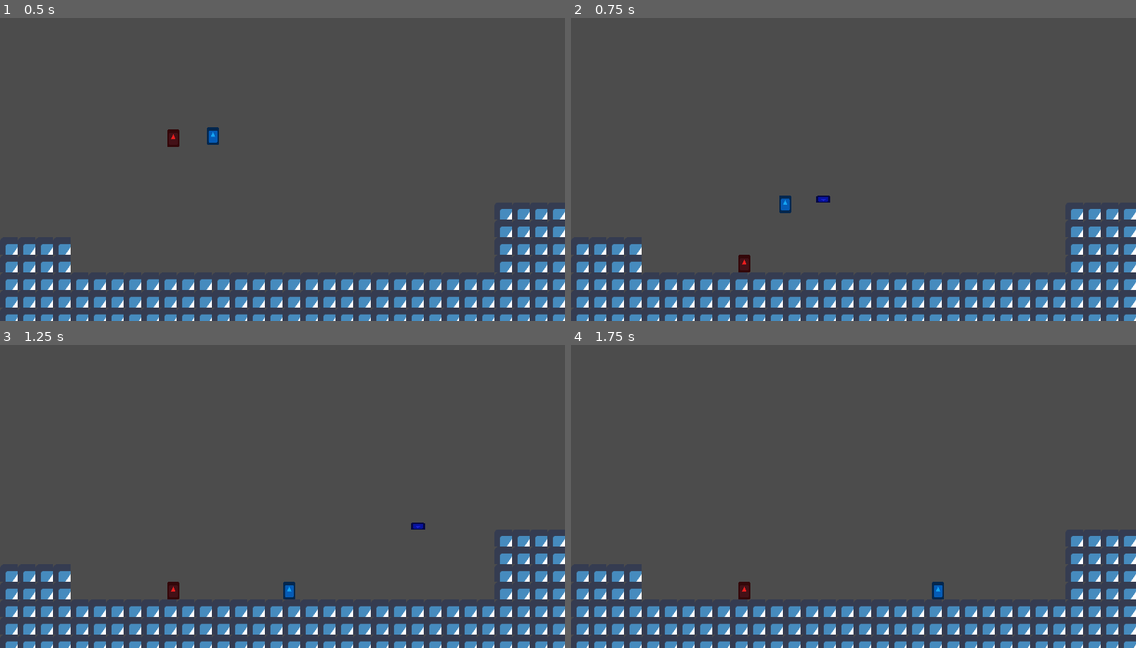
Above: before the commit, frames 1-4 (two rows, left to right).
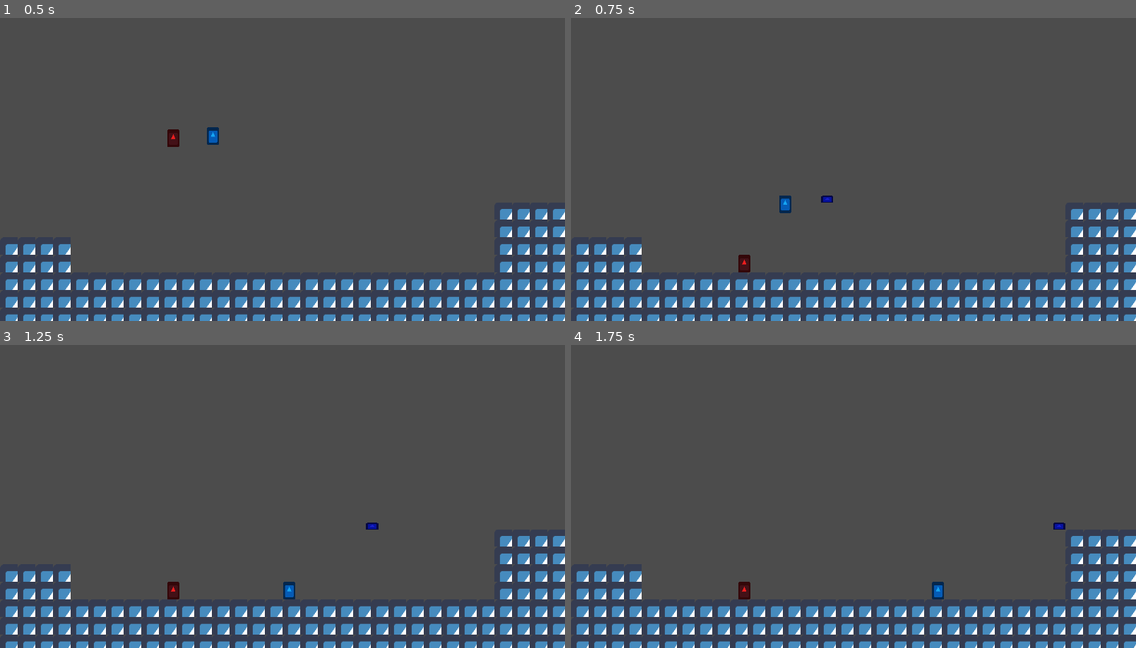
Above: after the commit, the same moments.

Repository: JUB-Yoush/wizgun-project
Game: Godot game, scene res://src/stage/Main.tscn
Same seed, same stepped clock (60 frames per second), same inputs: the game is played once before the commit and once after it. The engine's default icon, where the game draws it, is replaced by a stand-in: a white triangle on a blue panel in a dark square.
Inputs:
- Up to frame 1 (0.5 s): no input
- Up to frame 2 (0.75 s): hold Right (p1_right) from 0.53 s (still down); tap . (p1_gun) at 0.6 s
- Up to frame 3 (1.25 s): keep holding Right (p1_right); tap , (p1_jump) at 0.77 s
- Up to frame 4 (1.75 s): keep holding Right (p1_right); tap / (p1_sword) at 1.35 s; tap , (p1_jump) at 1.52 s

Frame 1 is identical in both runs. In frame 2, less than 0.1% of the frame differs, in the area x 43-47%, y 58-61%; in frame 3, 0.1%, in the area x 64-76%, y 58-61%; in frame 4, less than 0.1%.

Commit message:
proj boosting like ultrakill, should balance around it

Diff:
--- a/src/characters/base/Base.gd
+++ b/src/characters/base/Base.gd
@@ -55,8 +55,13 @@
 # SLASH ENDLAG --------------------------------
 export var slash_recovery_frames:int = 15
 
+# HITSTOP ----------------------------------------
+var time_scale = 0.03
+var duration = 0.7
+signal start_hitstop(time_scale, duration)
+
 # SIGNALS -------------------------------------
-signal start_hitstop(time_scale, duration)
+
 
 # states for state machine
 enum States {
@@ -66,7 +71,8 @@
 	SHOOTING,
 	IN_AIR,
 	SLASH_ENDLAG,
-	RESPAWNING
+	RESPAWNING,
+	HITSTOP
 	}
 
 
@@ -99,6 +105,9 @@
 			state_slash_endlag()
 		States.RESPAWNING:
 			state_respawning()
+		States.HITSTOP:
+			state_hitstop()
+
 
 	#print(_state)
 
@@ -195,6 +204,8 @@
 	$CollisionShape2D.disabled = true
 	$Area2D/CollisionShape2DClone.disabled = true
 
+
+
 func on_respawnTimer_timeout():
 	is_alive = true
 	var respawnPosition = get_parent().get_respawn_position()
@@ -212,6 +223,8 @@
 	elif !is_on_floor():
 		_state = States.IN_AIR
 
+func state_hitstop():
+	pass
 
 
 
@@ -267,3 +280,11 @@
 	#once the respawn timer has gone off, put the player back
 	pass
 #---------------------------------------------------------------------------------
+
+func temp_hitstop_state(last_state):
+	_state = States.HITSTOP
+	emit_signal("start_hitstop",time_scale,duration)
+	print('among')
+	yield(get_parent(),"hitstop_over")
+	print('us')
+	_state = last_state
--- a/src/characters/base/Projectile.gd
+++ b/src/characters/base/Projectile.gd
@@ -5,7 +5,7 @@
 
 var dir:Vector2 = Vector2.ZERO
 var lifetime = 5
-export var speed:float = 10
+export var speed:float = 7
 export var reflected_speed = 5
 var velocity:Vector2
 var reflected:bool = false
@@ -29,18 +29,22 @@
 		set_modulate("#d31b1b")
 
 	match dir:
-		Vector2(0,1):
+		Vector2(1,0):
+			position.x += 25
 			$Sprite.rotation_degrees = 0
 			$CollisionShape2D.rotation_degrees = 0
 			$Sprite.set_flip_h(false)
-		Vector2(0,-1):
+		Vector2(-1,0):
+			position.x -= 25
 			$Sprite.rotation_degrees = 0
 			$CollisionShape2D.rotation_degrees = 0
 			$Sprite.set_flip_h(true)
-		Vector2(1,0):
+		Vector2(0,1):
+			position.y += 25
 			$Sprite.rotation_degrees = 90
 			$CollisionShape2D.rotation_degrees = 90
-		Vector2(-1,0):
+		Vector2(0,-1):
+			position.y -= 25
 			$Sprite.rotation_degrees = 270
 			$CollisionShape2D.rotation_degrees = 270
 
@@ -60,13 +64,10 @@
 	if body == null:
 		pass
 	else:
-		if body.player_tag == parent_tag:
+		if body._state == body.States.SLASHING:
+				reflect(body)
 
-			pass
-		elif body.player_tag != parent_tag:
-			if body._state == body.States.SLASHING:
-				reflect(body)
-			else:
+		if body.player_tag != parent_tag:
 				body.on_player_defeat()
 
 
@@ -77,11 +78,12 @@
 func reflect(body:KinematicBody2D):
 	dir = Vector2.ZERO
 	set_modulate("#ffffff")
-	emit_signal("start_hitstop",self, time_scale, duration)
-	#make_hitstop(time_scale, duration)
+	body.temp_hitstop_state(body._state)
+	emit_signal("start_hitstop",time_scale, duration)
 	yield(get_parent(),"hitstop_over")
 	set_modulate("#10940f")
-	if parent_tag == PARENTS[1]: parent_tag = PARENTS[0]
-	elif parent_tag ==  PARENTS[0]: parent_tag = PARENTS[1]
+	if parent_tag != body.player_tag:
+		if parent_tag == PARENTS[1]: parent_tag = PARENTS[0]
+		elif parent_tag ==  PARENTS[0]: parent_tag = PARENTS[1]
 	dir = body.last_dir
 	speed += reflected_speed
--- a/src/characters/base/Projectile.tscn
+++ b/src/characters/base/Projectile.tscn
@@ -4,10 +4,9 @@
 [ext_resource path="res://src/characters/base/Projectile.gd" type="Script" id=2]
 
 [sub_resource type="RectangleShape2D" id=1]
-extents = Vector2( 12, 6 )
+extents = Vector2( 11, 6 )
 
 [node name="Projectile" type="Area2D" groups=["projectile"]]
-rotation = 1.5708
 collision_layer = 4
 collision_mask = 7
 script = ExtResource( 2 )
@@ -17,11 +16,11 @@
 scale = Vector2( 1.4, 0.7 )
 
 [node name="Sprite" type="Sprite" parent="."]
-scale = Vector2( 0.4, 0.2 )
+position = Vector2( -1.19209e-07, 0 )
+scale = Vector2( 0.340625, 0.2 )
 texture = ExtResource( 1 )
 
 [node name="CollisionShape2D" type="CollisionShape2D" parent="."]
-visible = false
 shape = SubResource( 1 )
 
 [node name="LifespanTimer" type="Timer" parent="."]
--- a/src/stage/Main.gd
+++ b/src/stage/Main.gd
@@ -10,7 +10,7 @@
 	respawn_position = respawnPositions.get_child(rng)
 	return respawn_position
 
-func make_hitstop(caller,timeScale, duration):
+func make_hitstop(timeScale, duration):
 	#connect("hitstop_over",caller, "")
 	#timeScale = how slow the hitstop is (0.03)
 	#duration = how long it lasts in seconds (0.7)
